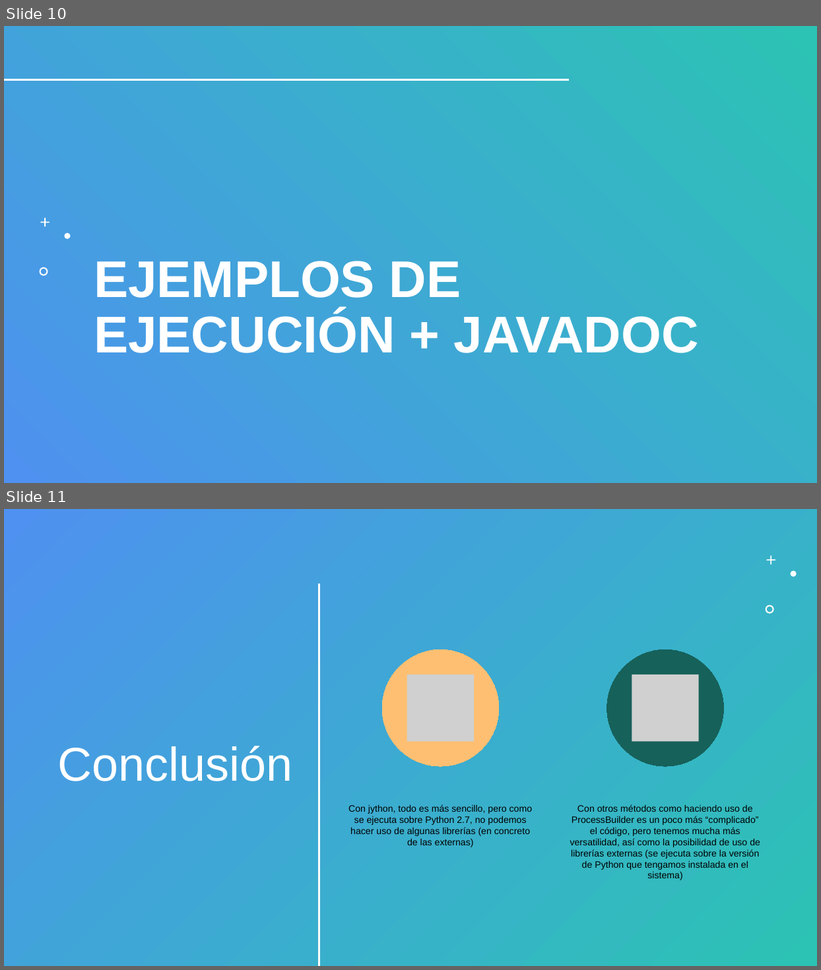
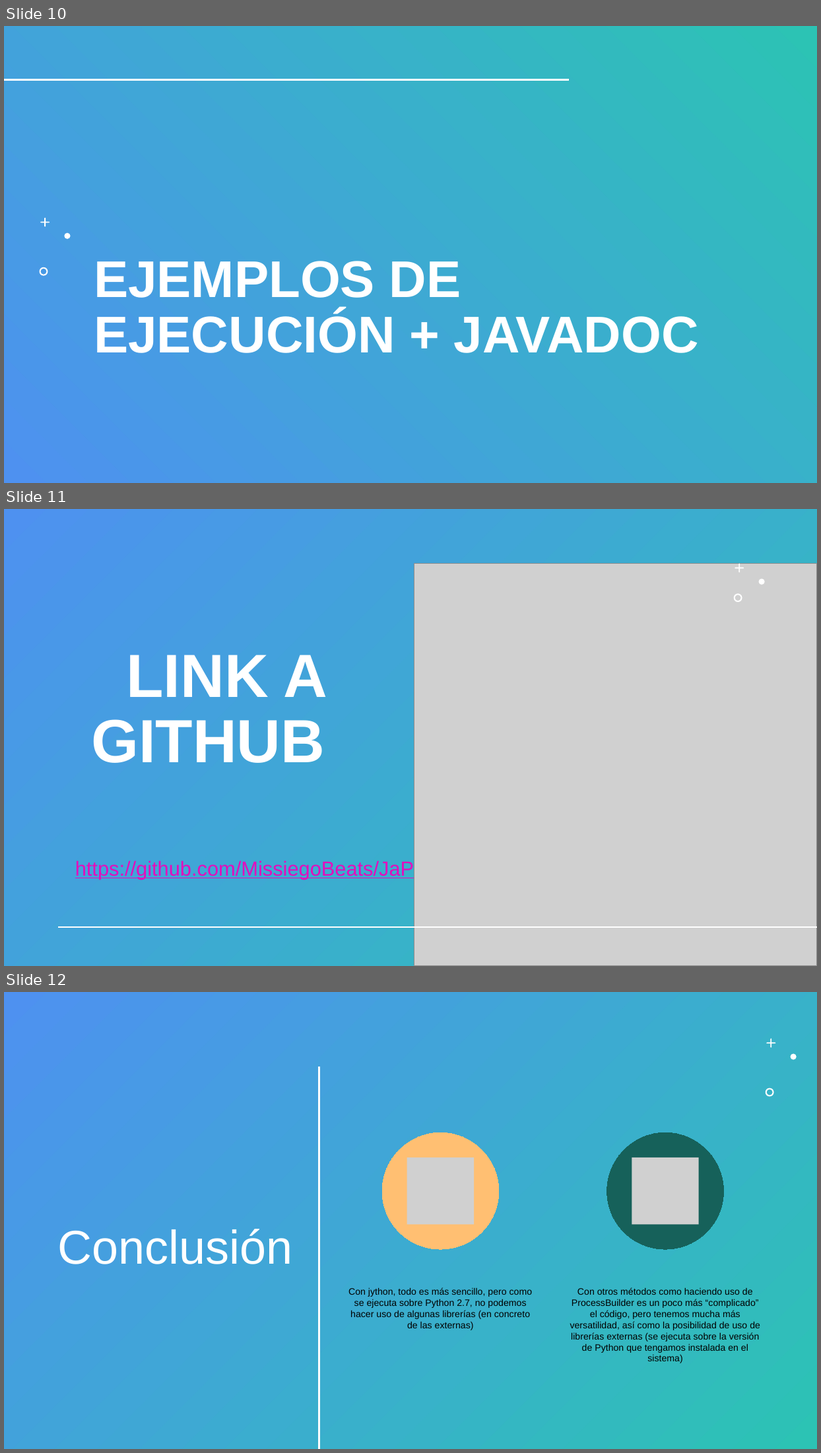
Before and after one commit to MissiegoBeats/JaPy, a slide deck: JaPy-ES.pptx. Shown one above the other, each under a label of ours: slides 10 and 11 before the commit, slides 10, 11 and 12 after it. The pictures are 821x970 and 821x1453 pixels, drawn with LibreOffice and Linux fonts; fonts in the diff are those of the drawing; grey boxes stand for pictures. Boxes give left, top, right and bottom in pixels: in the first picture for what was removed or moved away, otherwise in the second. Text is boxed around its words. In the diff, an @@ line names an element or a change of style, - is before the commit and + after.

```diff
--- a/JaPy-ES.pptx
+++ b/JaPy-ES.pptx
@@ slide 11 added at box(4, 509, 817, 966), background #FFFFFF; not listed: 1 template element that a slide beside it also shows @@
@@ rectangle added at box(4, 509, 817, 966), fill gradient #4E91F0 to #2CC3B4 @@
@@ picture added at box(414, 563, 817, 966) @@
@@ freeform shape added at box(735, 563, 744, 572), fill #FFFFFF @@
@@ line added from (52, 584) to (52, 966), #2CC3B4 2 pt @@
@@ freeform shape added at box(759, 578, 765, 585), fill #FFFFFF @@
@@ freeform shape added at box(734, 593, 743, 602), fill #FFFFFF @@
@@ title added at box(91, 655, 327, 763), 72 pt, text #FFFFFF, bold @@
+LINK A GITHUB
@@ text added at box(75, 859, 424, 879), 24 pt, text #E50CBC, underline @@
+https://github.com/MissiegoBeats/JaPy
@@ line added from (816, 927) to (59, 927), #FFFFFF 2 pt @@
@@ what was slide 11 is now slide 12 @@
```
Also in this commit, not shown: 1 slide changed, 1 other slide added.
